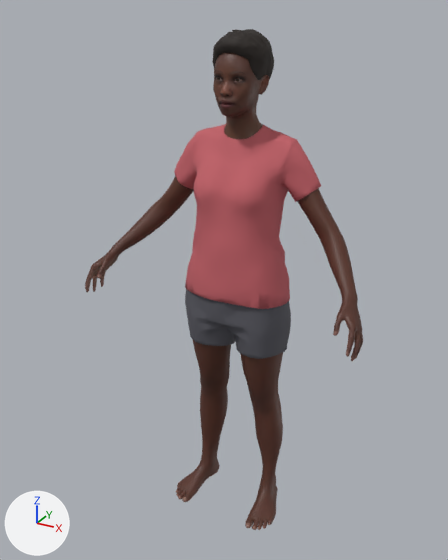
An edit to the glTF model homes/people/ada.glb, drawn before and after from the same camera.
Before and after are seen from a 50 mm lens placed at (0.927, -1.808, 1.819), pointed at (-0.035, -0.059, 0.945). Lighting does not change. The marker at lower left points along +X, +Y and +Z. The picture after the commit comes second. Where no turn or scale is listed for an object, it has been applied to the vertices. Vertices at exactly the same position are counted once.

The first picture shows 'Body', 'Face', 'Hair', 'Outfit0'.
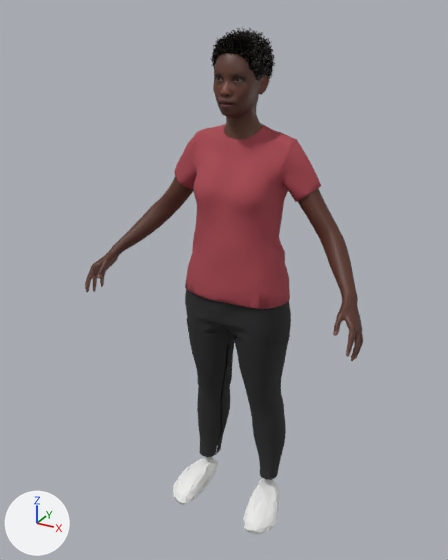
Location of each change, [x1, y1, x2, y2] in pixels of the pictures (448 x 560 px):
'Outfit0', recoloured (darker)
    both: [174, 124, 321, 359]
'Pants', added (black)
    after: [187, 318, 290, 480]
'Shoes', added
    after: [173, 457, 279, 534]
'Hair', reshaped
    before: [212, 29, 274, 80]
    after: [211, 28, 275, 81]
part 1 of me_skm_ada_bodymesh, deleted (brown)
    before: [176, 340, 231, 502]
part 2 of me_skm_ada_bodymesh, deleted (brown)
    before: [240, 352, 283, 530]

What the commit changed:
Picture '_Hair_S_Coil_card' (img_hair_s_coil_card) is new.
Material 'Shirt' (mat_shirt) changes colour from red #c46169 to red #aa4550; in linear values from (0.55, 0.12, 0.14) to (0.4, 0.06, 0.08).
Material 'Shorts' (mat_shorts) changes colour from dark grey #595961 to black #272729; in linear values from (0.1, 0.1, 0.12) to (0.02, 0.02, 0.022).
Material 'HairCard_Hair_S_Coil' (mat_haircard_hair_s_coil) is new.
Its texture is img_hair_s_coil_card (with its transparency).
Its roughness is 0.55.
Material 'Shoes' (mat_shoes) is new.
Its base color is (0.85, 0.85, 0.84) (white #ededec).
Its roughness is 0.6.
Material 'Pants' (mat_pants) is new.
Its base color is (0.02, 0.02, 0.022) (black #272729).
Its roughness is 0.9.
me_skm_ada_bodymesh is used by ob_body; location (0.0, 0.0, 0.0).
me_skm_ada_bodymesh had 2760 vertices, 5468 faces and spanned x -0.51..0.51, y -0.27..0.07, z 0.0..1.314.
me_skm_ada_bodymesh now has 1444 vertices, 2864 faces and spans x -0.51..0.51, y -0.27..0.069, z 0.861..1.314.
me_skm_ada_bodymesh part 1: the loose piece of 658 vertices spanning x -0.215..-0.013, y -0.201..0.07, z 0.0..0.763 is deleted.
me_skm_ada_bodymesh part 2: the loose piece of 658 vertices spanning x 0.013..0.215, y -0.201..0.07, z 0.0..0.763 is deleted.
me_hair_s_coil_helmet_lod5 is used by ob_hair; location (0.0, 0.0, 0.0).
me_hair_s_coil_helmet_lod5 had 437 vertices, 848 faces and spanned x -0.092..0.093, y -0.101..0.102, z 1.55..1.759.
me_hair_s_coil_helmet_lod5 no longer uses material mat_hair (black #241d18).
me_hair_s_coil_helmet_lod5 now has 9640 vertices, 8994 faces and spans x -0.099..0.101, y -0.106..0.11, z 1.547..1.77.
me_hair_s_coil_helmet_lod5 part 3: 1 vertex moved within x 0.068, y -0.067, z 1.701; 435 vertices removed from x -0.092..0.093, y -0.101..0.102, z 1.55..1.759; 9638 vertices added at x -0.099..0.101, y -0.106..0.11, z 1.547..1.77.
me_hair_s_coil_helmet_lod5 gains material mat_haircard_hair_s_coil (picture img_hair_s_coil_card).
Mesh me_skm_ada_bodymesh_002 is new.
It has 211 vertices, 414 faces and spans x -0.229..0.23, y -0.211..0.04, z -0.018..0.094.
It uses material mat_shoes (white #ededec).
Mesh me_skm_ada_bodymesh_001 is new.
It has 468 vertices, 816 faces and spans x -0.202..0.202, y -0.13..0.081, z 0.118..0.762.
It uses material mat_pants (black #272729).
Object 'Shoes' (ob_shoes) is new; it shows me_skm_ada_bodymesh_002.
Its location is (0.0, 0.0, 0.0).
Object 'Pants' (ob_pants) is new; it shows me_skm_ada_bodymesh_001.
Its location is (0.0, 0.0, 0.0).
